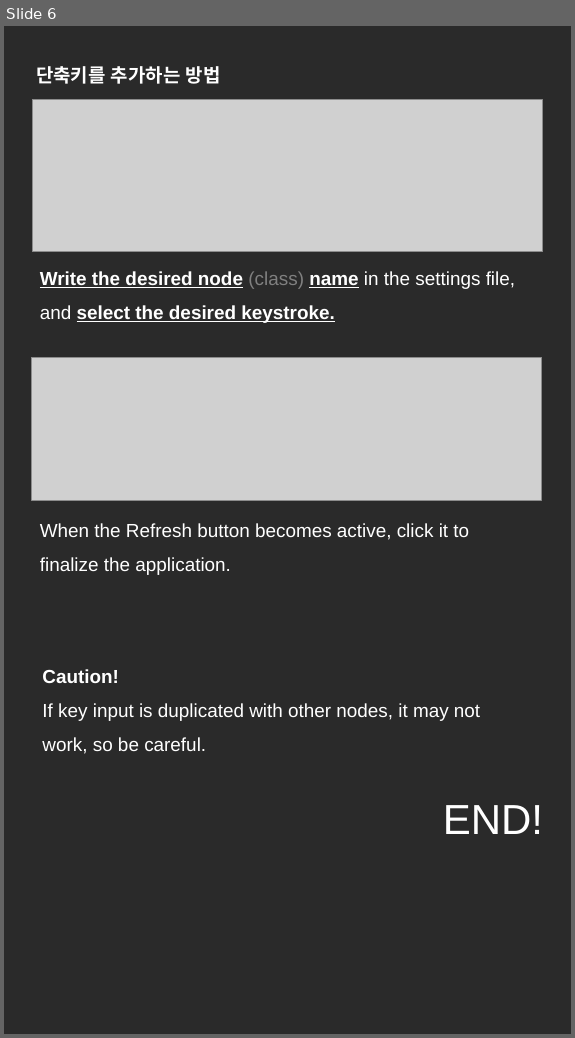
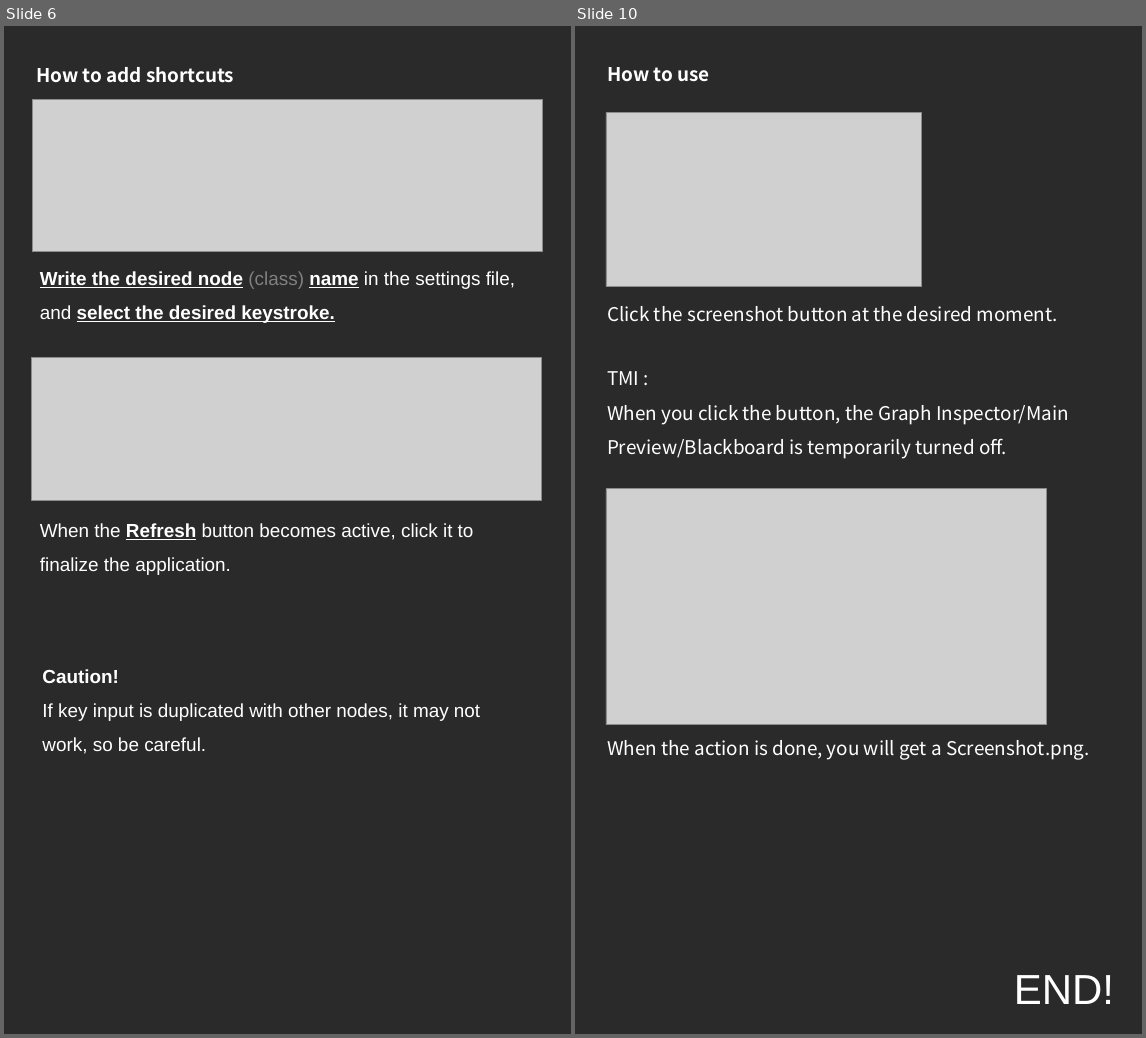
Before and after one commit to NK-Studio/ShaderGraphHotKey, a slide deck: Document EN.pptx. Shown side by side, each under a label of ours: slide 6 before the commit, slides 6 and 10 after it; the slides between them are not shown. The pictures are 575x1038 and 1146x1038 pixels, drawn with LibreOffice and Linux fonts; fonts in the diff are those of the drawing; grey boxes stand for pictures. Boxes give left, top, right and bottom in pixels: in the first picture for what was removed or moved away, otherwise in the second. Text is boxed around its words. In the diff, an @@ line names an element or a change of style, - is before the commit and + after.

```diff
--- a/Document EN.pptx
+++ b/Document EN.pptx
@@ slide 10 added at bbox=[575, 26, 1142, 1034], background #FFFFFF; not listed: 1 template element that a slide beside it also shows @@
@@ text added at bbox=[607, 67, 709, 82], 18 pt, text #FFFFFF, bold @@
+How to use
@@ picture added at bbox=[606, 113, 922, 287] @@
@@ text added at bbox=[607, 306, 1058, 322], 18 pt, text #FFFFFF @@
+Click the screenshot button at the desired moment.
@@ text added at bbox=[607, 371, 1069, 459], 18 pt, text #FFFFFF @@
+TMI :
+When you click the button, the Graph Inspector/Main Preview/Blackboard is temporarily turned off.
@@ picture added at bbox=[606, 489, 1047, 725] @@
@@ text added at bbox=[607, 740, 1089, 760], 18 pt, text #FFFFFF @@
+When the action is done, you will get a Screenshot.png.
@@ text added at bbox=[1014, 975, 1114, 1004], 40 pt, text #FFFFFF @@
+END!
@@ slide 6 changed as well @@
@@ text at bbox=[36, 67, 234, 83]: text changed @@
-단축키를 추가하는 방법
+How to add shortcuts
@@ text "When the Refresh button becomes ..." at bbox=[40, 523, 474, 575]: bold on, underline on in "Refresh" @@
@@ text removed at bbox=[443, 805, 543, 834] @@
-END!
```
Also in this commit, not shown: 3 other slides changed, 3 other slides added, 2 other files.
